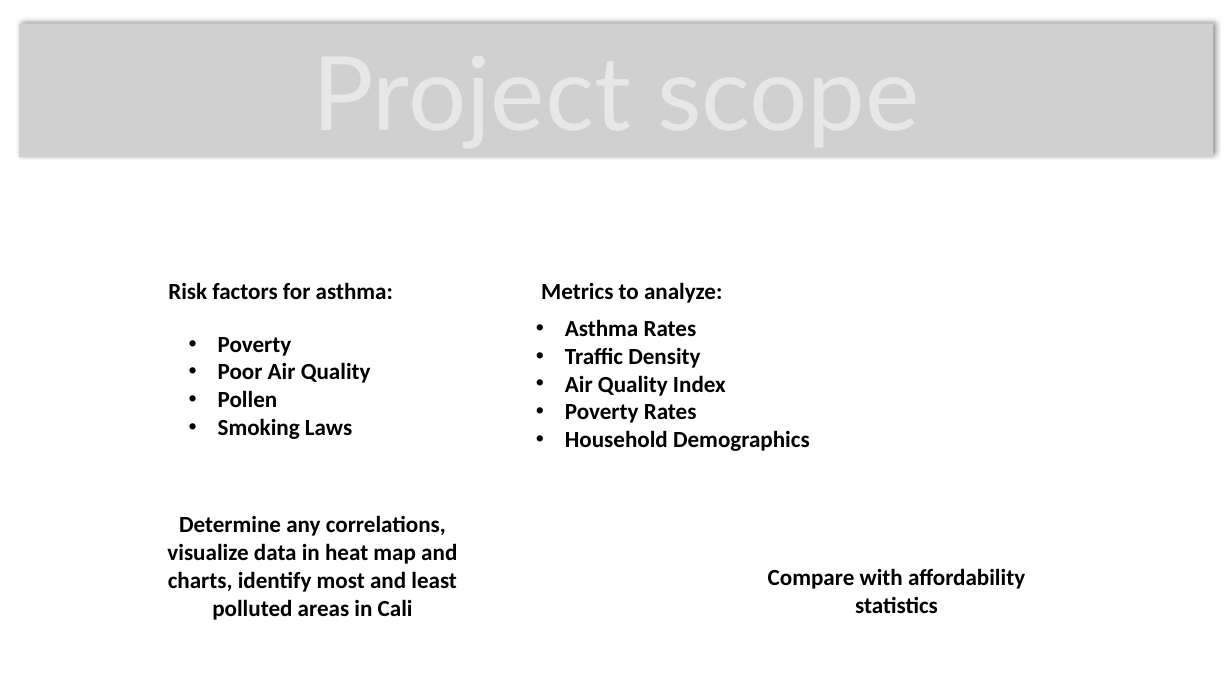
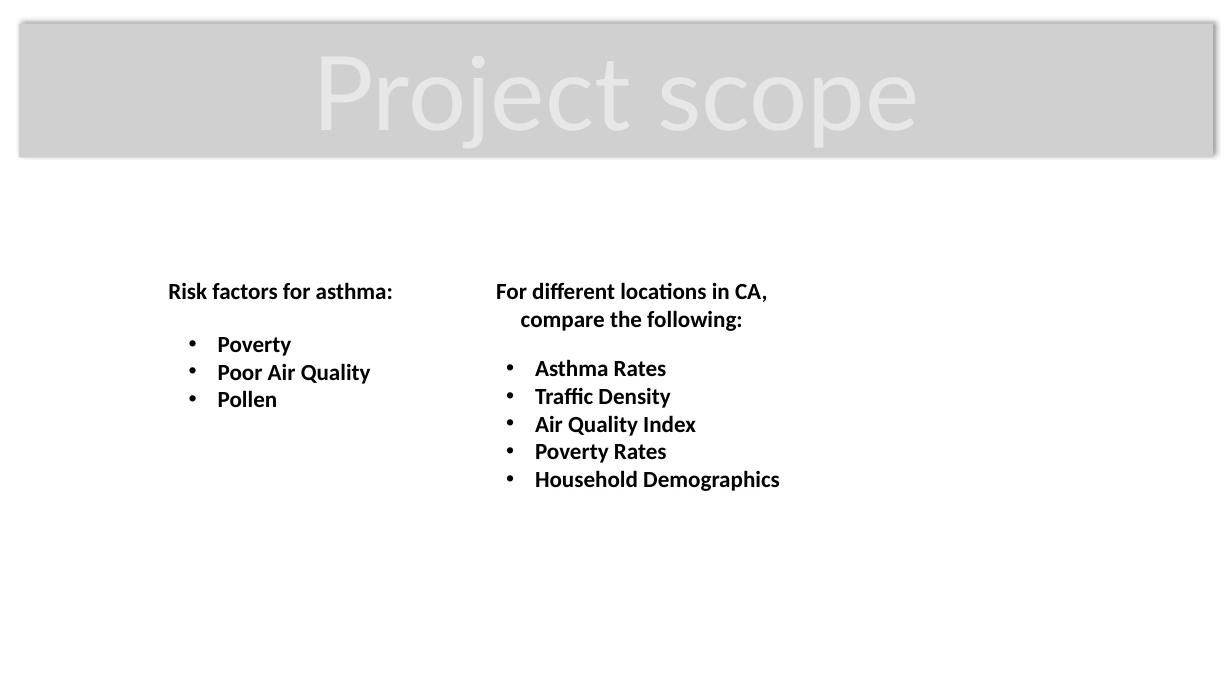
Before and after one commit to cljungkull/Project-2---CaliPolluts, a slide deck: slide 3 of presentation.pptx. Drawn at 1232x693 pixels with LibreOffice and Linux fonts; fonts in the diff are those of the drawing; grey boxes stand for pictures; background and template pictures are left out. Boxes give left, top, right and bottom in pixels: in the first picture for what was removed or moved away, otherwise in the second. Text is boxed around its words. In the diff, an @@ line names an element or a change of style, - is before the commit and + after.

Commit message:
Updates to ppt

```diff
--- a/presentation.pptx
+++ b/presentation.pptx
@@ text at <box>496,282,767,331</box>: text changed @@
-Metrics to analyze:
+For different locations in CA, compare the following:
@@ text "Asthma Rates": place and size @@
-text "Asthma Rates" at <box>565,319,810,451</box>
+text "Asthma Rates" at <box>535,359,780,491</box>
@@ text at <box>218,418,352,439</box>: paragraph removed @@
-• Smoking Laws
@@ text removed at <box>167,515,457,620</box> @@
-Determine any correlations, visualize data in heat map and charts, identify most and least polluted areas in Cali
@@ text removed at <box>768,568,1025,613</box> @@
-Compare with affordability statistics
```
